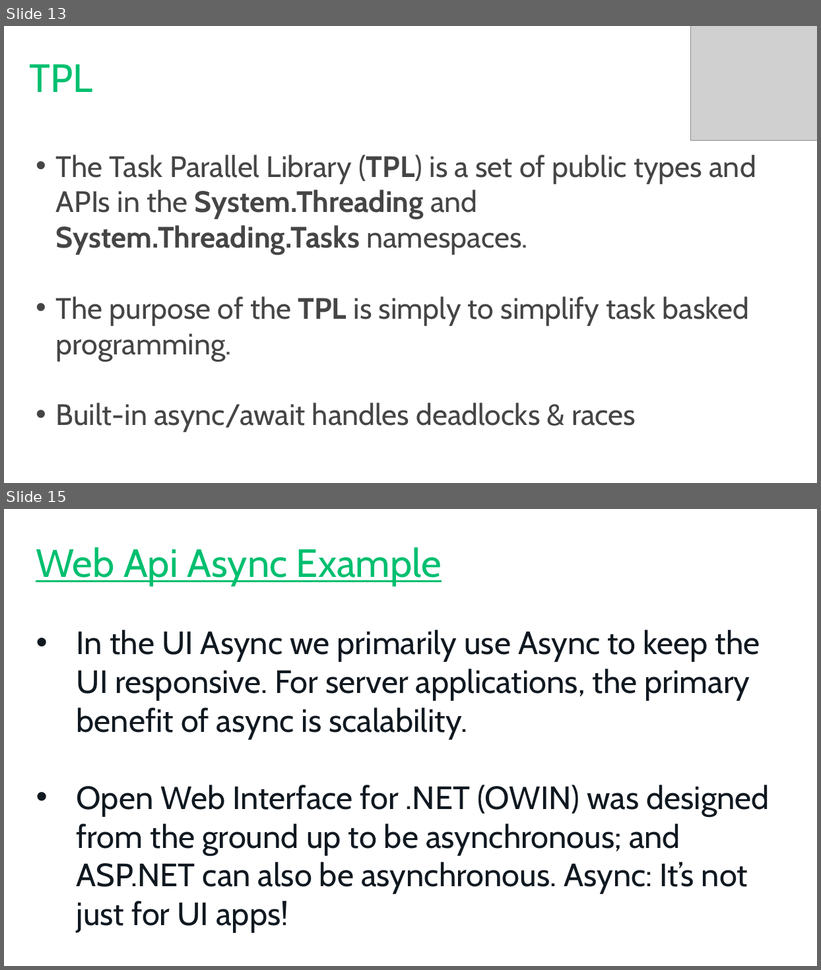
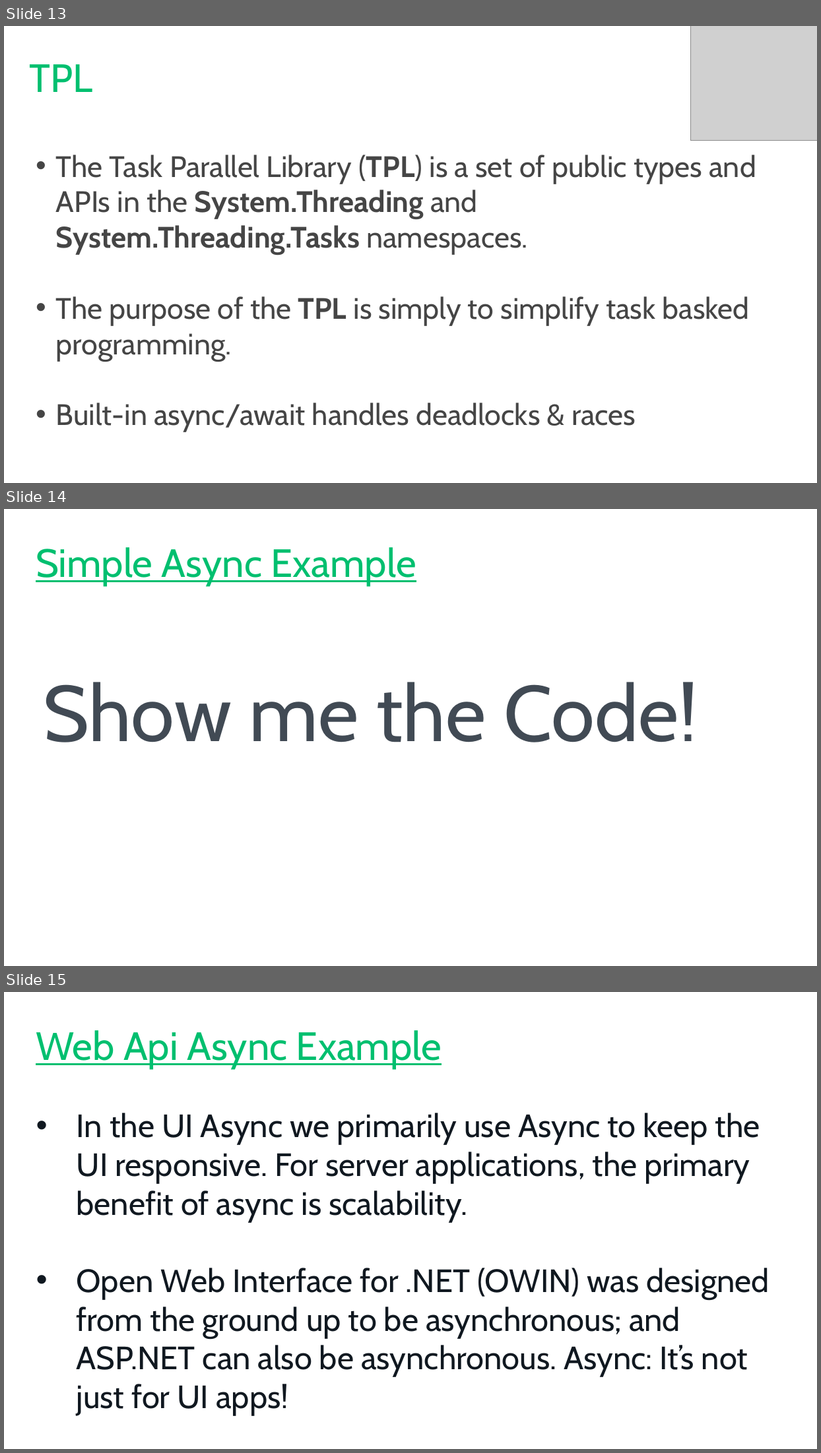
Before and after one commit to AndieCap/SQL-Saturday-Asnyc-Or-Parallel-Session-Abstract, a slide deck: PASS_SQLSaturday_PowerPoint.pptx. Shown one above the other, each under a label of ours: slides 13 and 15 before the commit, slides 13, 14 and 15 after it; the slides between them are not shown. The pictures are 821x970 and 821x1453 pixels, drawn with LibreOffice and Linux fonts; fonts in the diff are those of the drawing; grey boxes stand for pictures; background and template pictures are left out. Boxes give left, top, right and bottom in pixels: in the first picture for what was removed or moved away, otherwise in the second. Text is boxed around its words. In the diff, an @@ line names an element or a change of style, - is before the commit and + after.

```diff
--- a/PASS_SQLSaturday_PowerPoint.pptx
+++ b/PASS_SQLSaturday_PowerPoint.pptx
@@ slide 14 added at bbox=[4, 509, 817, 966], background #FFFFFF @@
@@ text added at bbox=[36, 547, 416, 586], 44 pt, text #00BF6F, underline @@
+Simple Async Example
@@ text added at bbox=[43, 682, 698, 743], 88 pt, text #414A54 @@
+Show me the Code!
```
Also in this commit, not shown: 5 slides changed, 1 other slide added, 1 slide removed, 13 other files.
